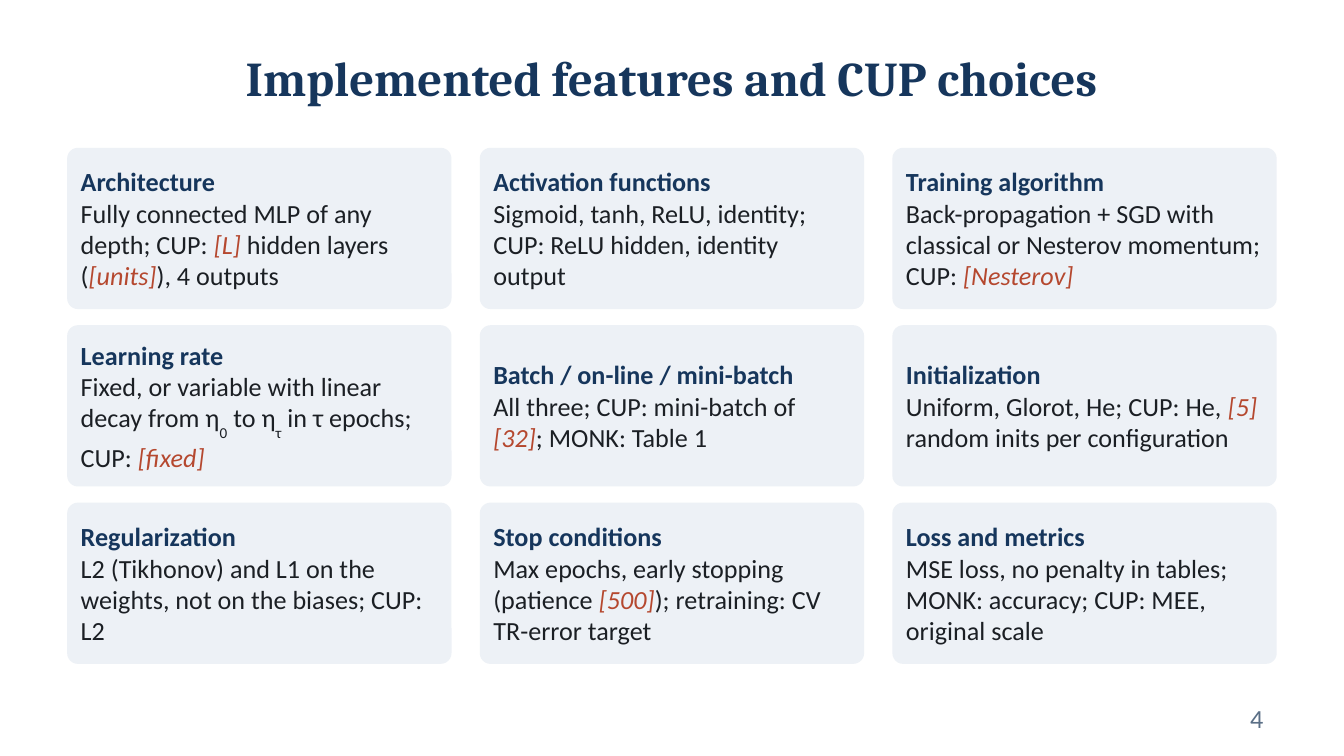
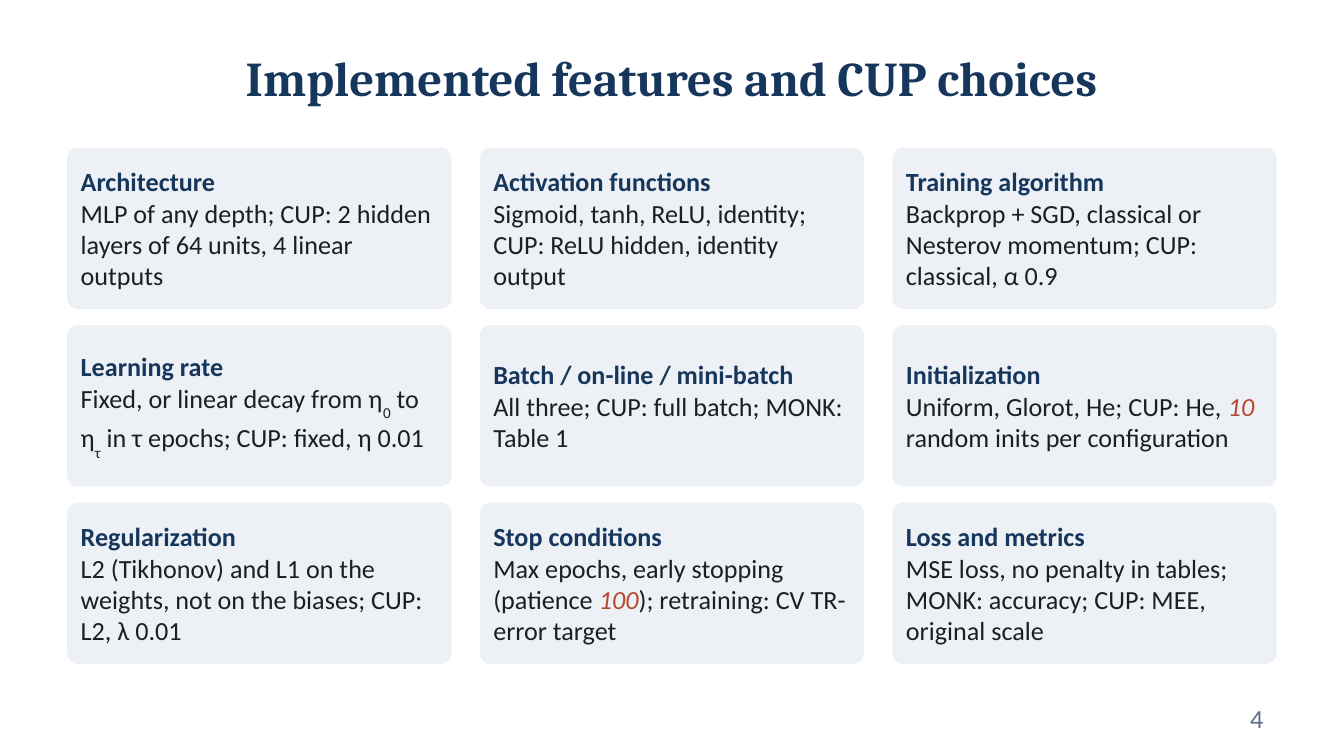
Before and after one commit to Fred-ef/ml_proj, a slide deck: slide 4 of Federico_Cristofaro_ML-2025_slides.pptx. Drawn at 1344x756 pixels with LibreOffice and Linux fonts; fonts in the diff are those of the drawing. Boxes give left, top, right and bottom in pixels: in the first picture for what was removed or moved away, otherwise in the second. Text is boxed around its words. In the diff, an @@ line names an element or a change of style, - is before the commit and + after.

```diff
--- a/Federico_Cristofaro_ML-2025_slides.pptx
+++ b/Federico_Cristofaro_ML-2025_slides.pptx
@@ text at <box>81,205,431,290</box>: text changed @@
-Fully connected MLP of any depth; CUP: [L] hidden layers ([units]), 4 outputs
+MLP of any depth; CUP: 2 hidden layers of 64 units, 4 linear outputs
@@ text at <box>906,205,1201,288</box>: text changed @@
-Back-propagation + SGD with classical or Nesterov momentum; CUP: [Nesterov]
+Backprop + SGD, classical or Nesterov momentum; CUP: classical, α 0.9
@@ text at <box>81,390,424,452</box>: text changed @@
-Fixed, or variable with linear decay from η0 to ητ in τ epochs; CUP: [fixed]
+Fixed, or linear decay from η0 to ητ in τ epochs; CUP: fixed, η 0.01
@@ text at <box>493,398,843,447</box>: text changed @@
-All three; CUP: mini-batch of [32]; MONK: Table 1
+All three; CUP: full batch; MONK: Table 1
@@ text at <box>906,398,1254,452</box>: text changed @@
-Uniform, Glorot, He; CUP: He, [5] random inits per configuration
+Uniform, Glorot, He; CUP: He, 10 random inits per configuration
@@ text at <box>81,559,422,643</box>: text changed @@
-L2 (Tikhonov) and L1 on the weights, not on the biases; CUP: L2
+L2 (Tikhonov) and L1 on the weights, not on the biases; CUP: L2, λ 0.01
@@ text at <box>493,560,846,645</box>: text changed @@
-Max epochs, early stopping (patience [500]); retraining: CV TR-error target
+Max epochs, early stopping (patience 100); retraining: CV TR-error target
```
Also in this commit, not shown: 13 other slides changed, 2 slides added, 3 slides removed.
